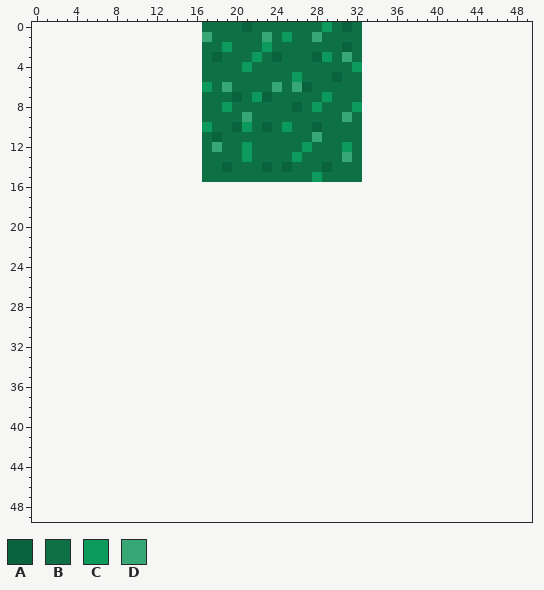
Pixel-art sprite, stored at images/tiles/grass.png. Above, as it was before the edit.
The file is 16x16 pixels. Colours within 5 levels of each other are drawn and written as one. The old version is drawn lined up with the new one, on the new canvas.
Palette (. is transparent): A #09633c  B #0e7045  C #0c9b5d  D #38a776
Pixels before (only the part around the change), first column x 0:
 0 .................BBBBABBBBBBBCBAB.................
 1 .................DBBBBBDBCBBDBBBB.................
 2 .................BBCBBBCBBBBBBBAB.................
 3 .................BABBBCBABBBACBDB.................
 4 .................BBBBCBBBBBBBBBBC.................
 5 .................BBBBBBBBBCBBBABB.................
 6 .................CBDBBBBDBDABBBBB.................
 7 .................BBBABCABBBBBCBBB.................
 8 .................BBCBBBBBBABCBBBC.................
 9 .................BBBBDBBBBBBBBBDB.................
10 .................CBBACBABCBBABBBB.................
11 .................BABBBBBBBBBDBBBB.................
12 .................BDBBCBBBBBCBBBCB.................
13 .................BBBBCBBBBCBBBBDB.................
14 .................BBABBBABABBBABBB.................
15 .................BBBBBBBBBBBCBBBB.................
16 ..................................................
17 ..................................................
18 ..................................................
19 ..................................................
20 ..................................................
21 ..................................................
22 ..................................................
23 ..................................................
24 ..................................................
25 ..................................................
26 ..................................................
27 ..................................................
28 ..................................................
29 ..................................................
30 ..................................................
31 ..................................................
32 ..................................................
33 ..................................................
34 ..................................................
35 ..................................................
36 ..................................................
37 ..................................................
38 ..................................................
39 ..................................................
40 ..................................................
41 ..................................................
42 ..................................................
43 ..................................................
44 ..................................................
45 ..................................................
46 ..................................................
47 ..................................................
48 ..................................................
49 ..................................................
After the commit:
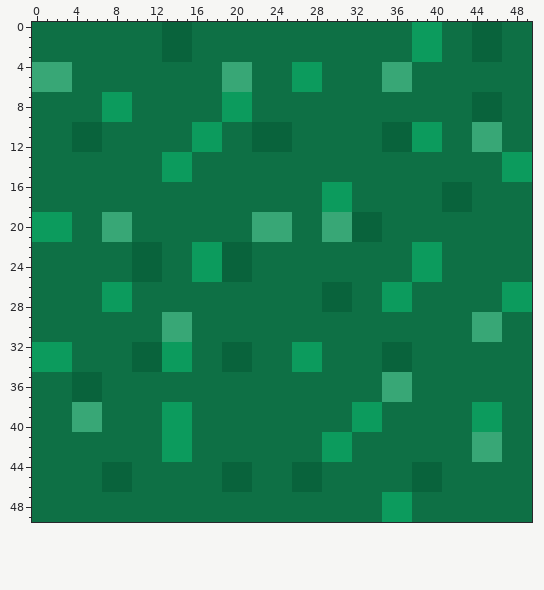
Change:
canvas 16x16 -> 50x50, the old top-left corner now at 17,0
Changed rows in their new state; - is an unchanged pixel.
first column x 0:
 0 BBBBBBBBBBBBBAAAB----B-------B-B-BBBBBCCCBBBAAABBB
 1 BBBBBBBBBBBBBAAABB-----B-B--B----BBBBBCCCBBBAAABBB
 2 BBBBBBBBBBBBBAAAB--B---B-------B-BBBBBCCCBBBAAABBB
 3 BBBBBBBBBBBBBAAAB-B---B-B---BB-B-BBBBBCCCBBBAAABBB
 4 DDDDBBBBBBBBBBBBB--DDD----CCC---BBBDDDBBBBBBBBBBBB
 5 DDDDBBBBBBBBBBBBB--DDD-----CC-B--BBDDDBBBBBBBBBBBB
 6 DDDDBBBBBBBBBBBBBB--DD--B-CCC----BBDDDBBBBBBBBBBBB
 7 BBBBBBBCCCBBBBBBB--CCCBB-----B---BBBBBBBBBBBAAABBB
 8 BBBBBBBCCCBBBBBBB---CC----B-B---BBBBBBBBBBBBAAABBB
 9 BBBBBBBCCCBBBBBBB--CCC---------B-BBBBBBBBBBBAAABBB
10 BBBBAAABBBBBBBBBC-C-BBA-AA--B----BBAAACCCBBBDDDBBB
11 BBBBAAABBBBBBBBBCCC---AAAA--B----BBAAACCCBBBDDDBBB
12 BBBBAAABBBBBBBBBCCC--BAAAA-B---B-BBAAACCCBBBDDDBBB
13 BBBBBBBBBBBBBCCCB----B----B----B-BBBBBBBBBBBBBBCCC
14 BBBBBBBBBBBBBCCCB--B---B-B---B---BBBBBBBBBBBBBBCCC
15 BBBBBBBBBBBBBCCCB-----------B----BBBBBBBBBBBBBBCCC
16 BBBBBBBBBBBBBBBBBBBBBBBBBBBBBCCCBBBBBBBBBAAABBBBBB
17 BBBBBBBBBBBBBBBBBBBBBBBBBBBBBCCCBBBBBBBBBAAABBBBBB
18 BBBBBBBBBBBBBBBBBBBBBBBBBBBBBCCCBBBBBBBBBAAABBBBBB
19 CCCCBBBDDDBBBBBBBBBBBBDDDDBBBDDDAAABBBBBBBBBBBBBBB
20 CCCCBBBDDDBBBBBBBBBBBBDDDDBBBDDDAAABBBBBBBBBBBBBBB
21 CCCCBBBDDDBBBBBBBBBBBBDDDDBBBDDDAAABBBBBBBBBBBBBBB
22 BBBBBBBBBBAAABBBCCCAAABBBBBBBBBBBBBBBBCCCBBBBBBBBB
23 BBBBBBBBBBAAABBBCCCAAABBBBBBBBBBBBBBBBCCCBBBBBBBBB
24 BBBBBBBBBBAAABBBCCCAAABBBBBBBBBBBBBBBBCCCBBBBBBBBB
25 BBBBBBBBBBAAABBBCCCAAABBBBBBBBBBBBBBBBCCCBBBBBBBBB
26 BBBBBBBCCCBBBBBBBBBBBBBBBBBBBAAABBBCCCBBBBBBBBBCCC
27 BBBBBBBCCCBBBBBBBBBBBBBBBBBBBAAABBBCCCBBBBBBBBBCCC
28 BBBBBBBCCCBBBBBBBBBBBBBBBBBBBAAABBBCCCBBBBBBBBBCCC
29 BBBBBBBBBBBBBDDDBBBBBBBBBBBBBBBBBBBBBBBBBBBBDDDBBB
30 BBBBBBBBBBBBBDDDBBBBBBBBBBBBBBBBBBBBBBBBBBBBDDDBBB
31 BBBBBBBBBBBBBDDDBBBBBBBBBBBBBBBBBBBBBBBBBBBBDDDBBB
32 CCCCBBBBBBAAACCCBBBAAABBBBCCCBBBBBBAAABBBBBBBBBBBB
33 CCCCBBBBBBAAACCCBBBAAABBBBCCCBBBBBBAAABBBBBBBBBBBB
34 CCCCBBBBBBAAACCCBBBAAABBBBCCCBBBBBBAAABBBBBBBBBBBB
35 BBBBAAABBBBBBBBBBBBBBBBBBBBBBBBBBBBDDDBBBBBBBBBBBB
36 BBBBAAABBBBBBBBBBBBBBBBBBBBBBBBBBBBDDDBBBBBBBBBBBB
37 BBBBAAABBBBBBBBBBBBBBBBBBBBBBBBBBBBDDDBBBBBBBBBBBB
38 BBBBDDDBBBBBBCCCBBBBBBBBBBBBBBBBCCCBBBBBBBBBCCCBBB
39 BBBBDDDBBBBBBCCCBBBBBBBBBBBBBBBBCCCBBBBBBBBBCCCBBB
40 BBBBDDDBBBBBBCCCBBBBBBBBBBBBBBBBCCCBBBBBBBBBCCCBBB
41 BBBBBBBBBBBBBCCCBBBBBBBBBBBBBCCCBBBBBBBBBBBBDDDBBB
42 BBBBBBBBBBBBBCCCBBBBBBBBBBBBBCCCBBBBBBBBBBBBDDDBBB
43 BBBBBBBBBBBBBCCCBBBBBBBBBBBBBCCCBBBBBBBBBBBBDDDBBB
44 BBBBBBBAAABBBBBBBBBAAABBBBAAABBBBBBBBBAAABBBBBBBBB
45 BBBBBBBAAABBBBBBBBBAAABBBBAAABBBBBBBBBAAABBBBBBBBB
46 BBBBBBBAAABBBBBBBBBAAABBBBAAABBBBBBBBBAAABBBBBBBBB
47 BBBBBBBBBBBBBBBBBBBBBBBBBBBBBBBBBBBCCCBBBBBBBBBBBB
48 BBBBBBBBBBBBBBBBBBBBBBBBBBBBBBBBBBBCCCBBBBBBBBBBBB
49 BBBBBBBBBBBBBBBBBBBBBBBBBBBBBBBBBBBCCCBBBBBBBBBBBB
Pixel boxes of the changes (left, top, right, bottom) in both pictures:
changed: (32, 22, 532, 522)
